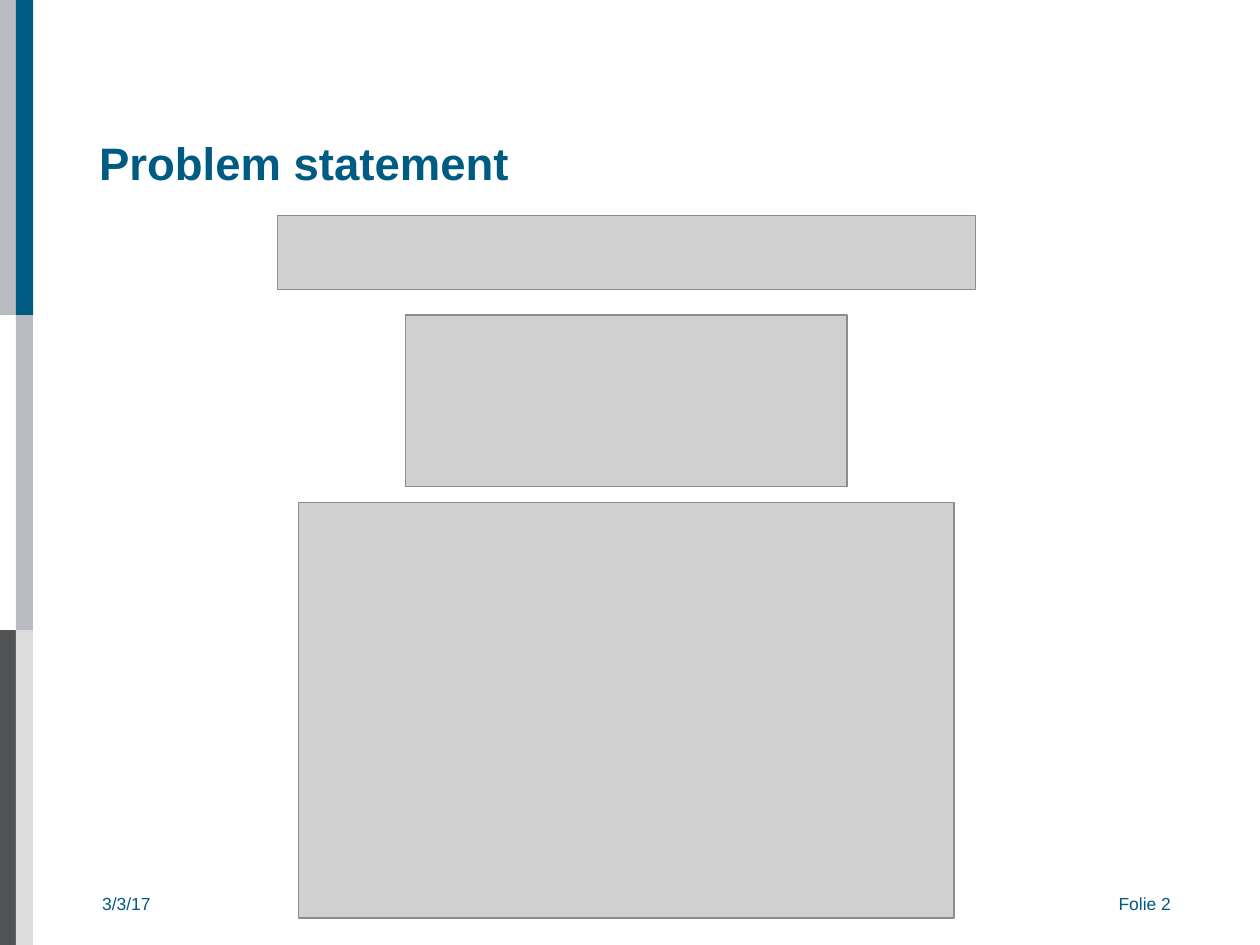
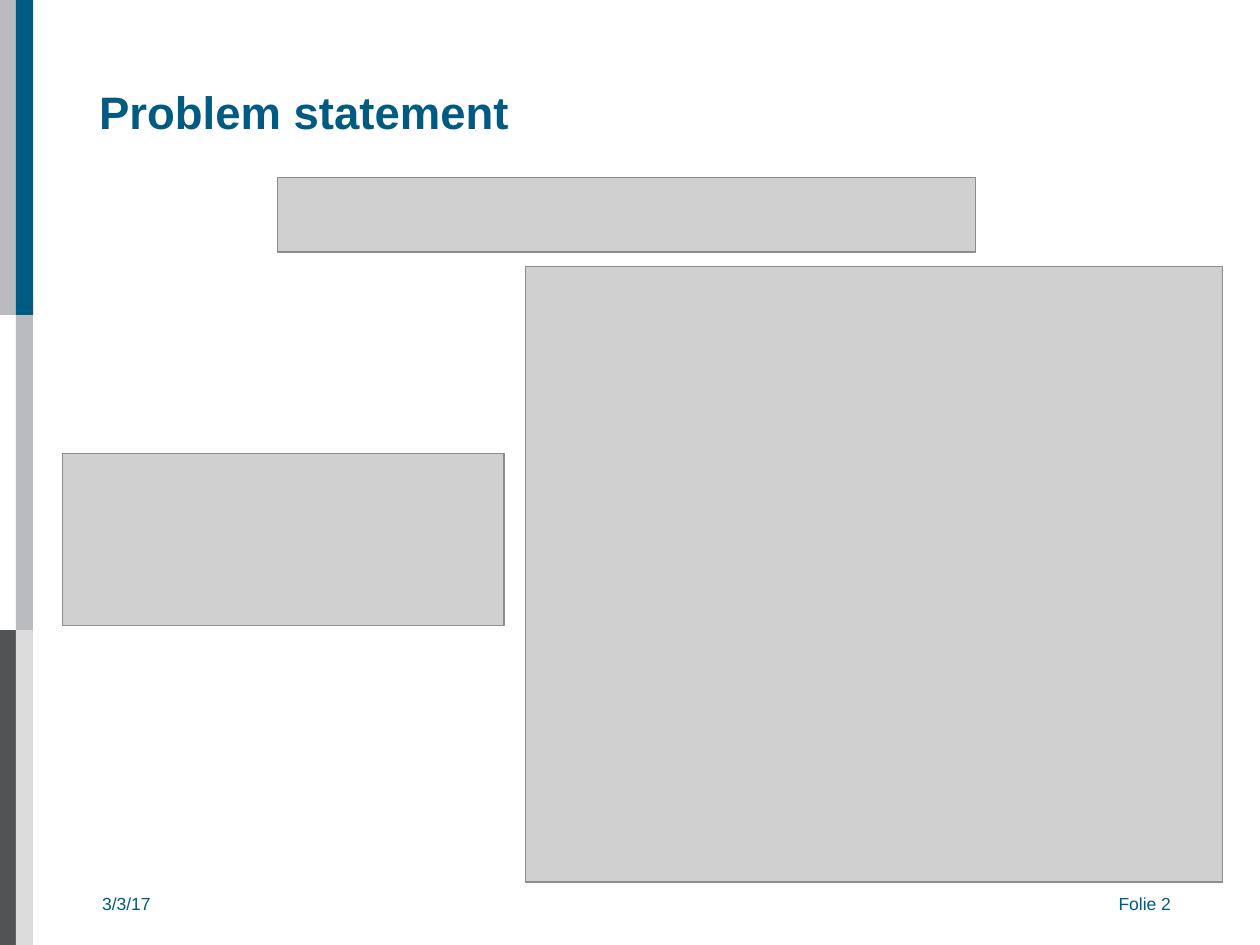
Before and after one commit to AlexAksentyev/EDM, a slide deck: slide 2 of Reports/CM/CM_proto.odp. Drawn at 1260x945 pixels with LibreOffice and Linux fonts; fonts in the diff are those of the drawing; grey boxes stand for pictures; background and template pictures are left out. Boxes give left, top, right and bottom in pixels: in the first picture for what was removed or moved away, otherwise in the second. Text is boxed around its words. In the diff, an @@ line names an element or a change of style, - is before the commit and + after.

```diff
--- a/Reports/CM/CM_proto.odp
+++ b/Reports/CM/CM_proto.odp
@@ title "Problem statement": place and size @@
-title "Problem statement" at <box>99,147,509,181</box>
+title "Problem statement" at <box>99,96,509,130</box>
@@ picture: place and size @@
-picture at <box>277,215,975,290</box>
+picture at <box>277,178,975,252</box>
@@ picture: place and size @@
-picture at <box>299,503,954,919</box>
+picture at <box>525,266,1222,882</box>
@@ picture: place and size @@
-picture at <box>406,315,847,486</box>
+picture at <box>63,454,504,625</box>
```
Also in this commit, not shown: 6 other slides changed, 1 slide added, 1 slide removed, 13 other files.
